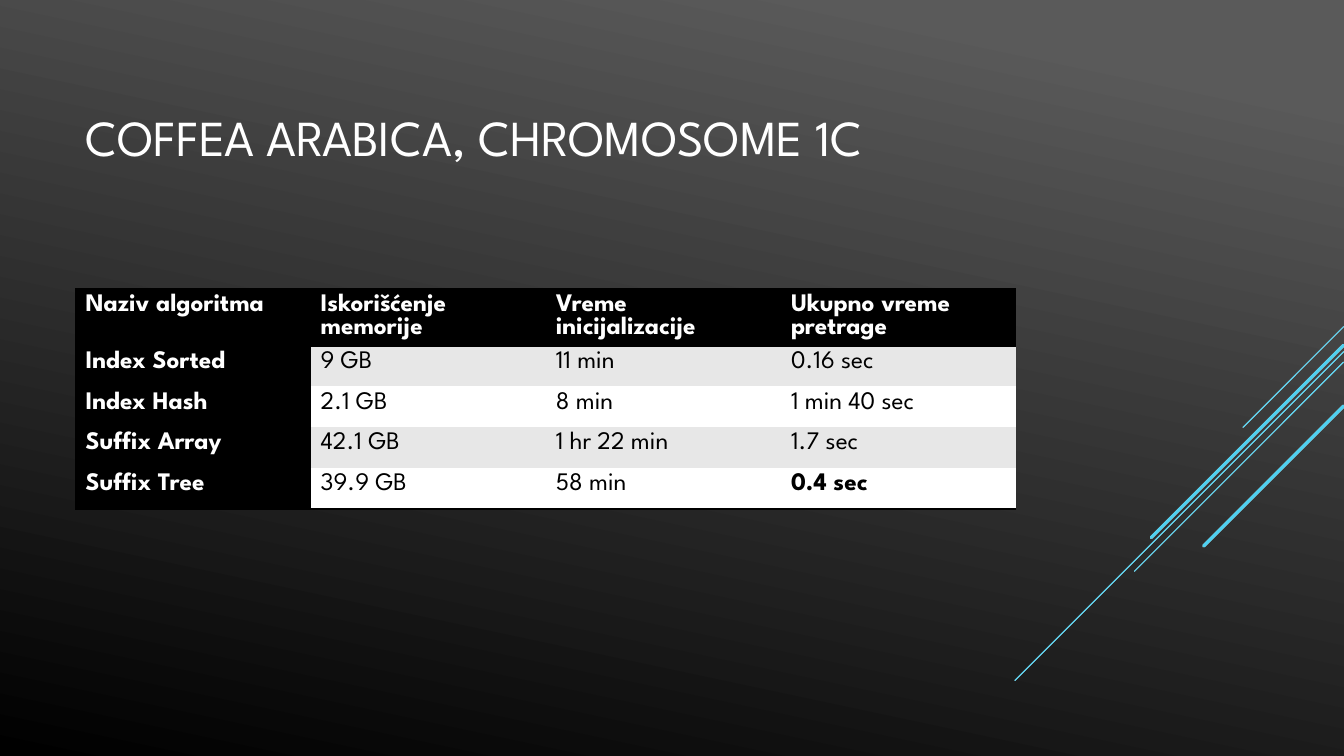
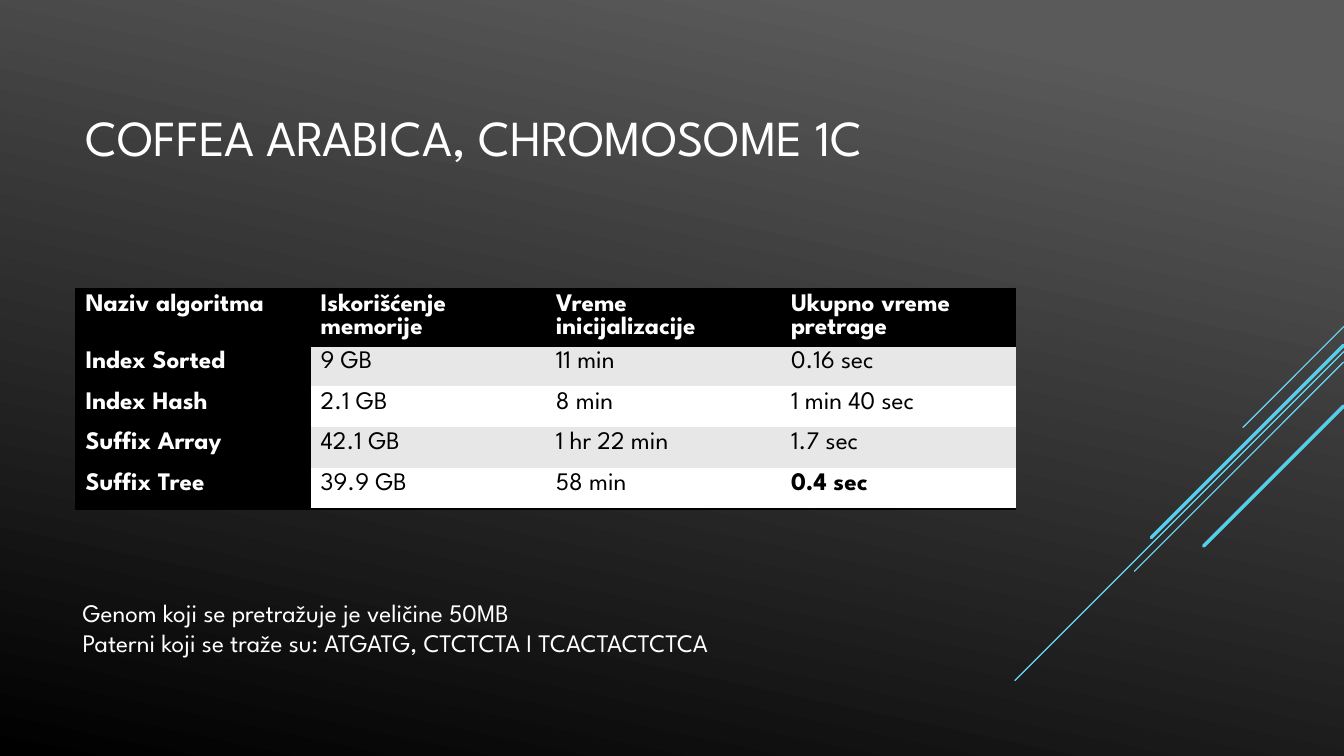
Before and after one commit to napoznata/GI_2019, a slide deck: slide 9 of Presentation/gi_presentation.pptx. Drawn at 1344x756 pixels with LibreOffice and Linux fonts; fonts in the diff are those of the drawing. Boxes give left, top, right and bottom in pixels: in the first picture for what was removed or moved away, otherwise in the second. Text is boxed around its words. In the diff, an @@ line names an element or a change of style, - is before the commit and + after.

Commit message:
Added genome sizes and patterns that are matched

```diff
--- a/Presentation/gi_presentation.pptx
+++ b/Presentation/gi_presentation.pptx
@@ text added at bbox=[83, 604, 708, 658], 18 pt, text #FFFFFF @@
+Genom koji se pretražuje je veličine 50MB
+Paterni koji se traže su: ATGATG, CTCTCTA I TCACTACTCTCA
```
Also in this commit, not shown: 2 other slides changed.
